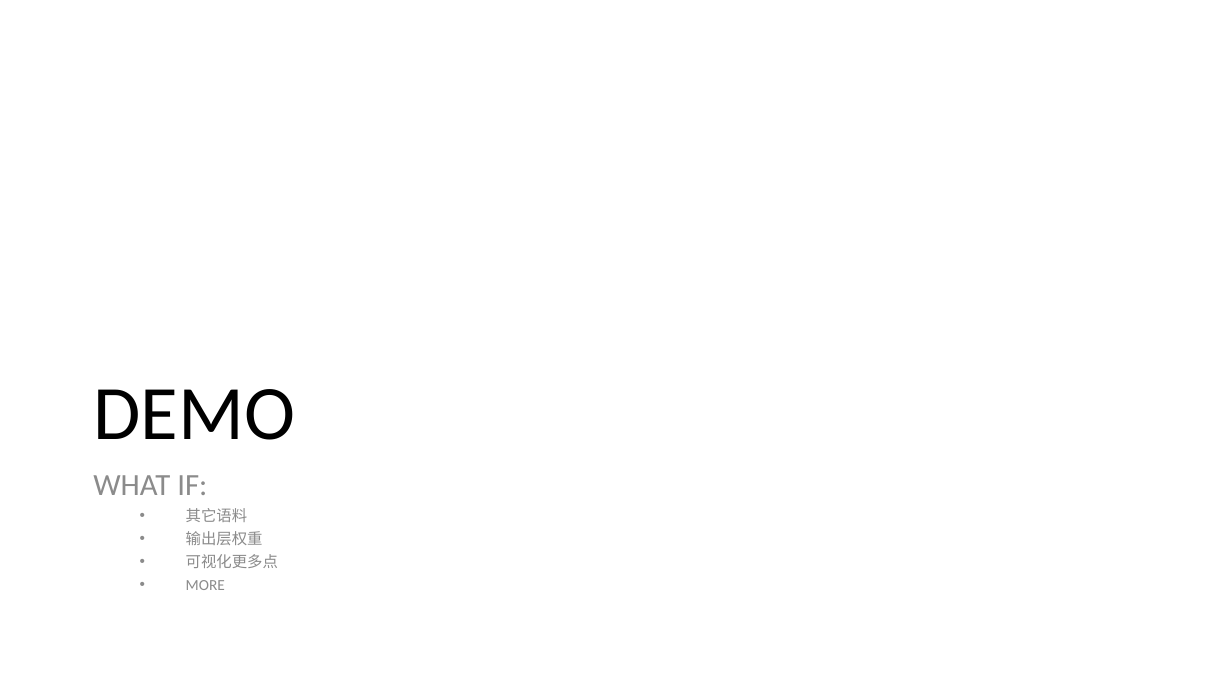
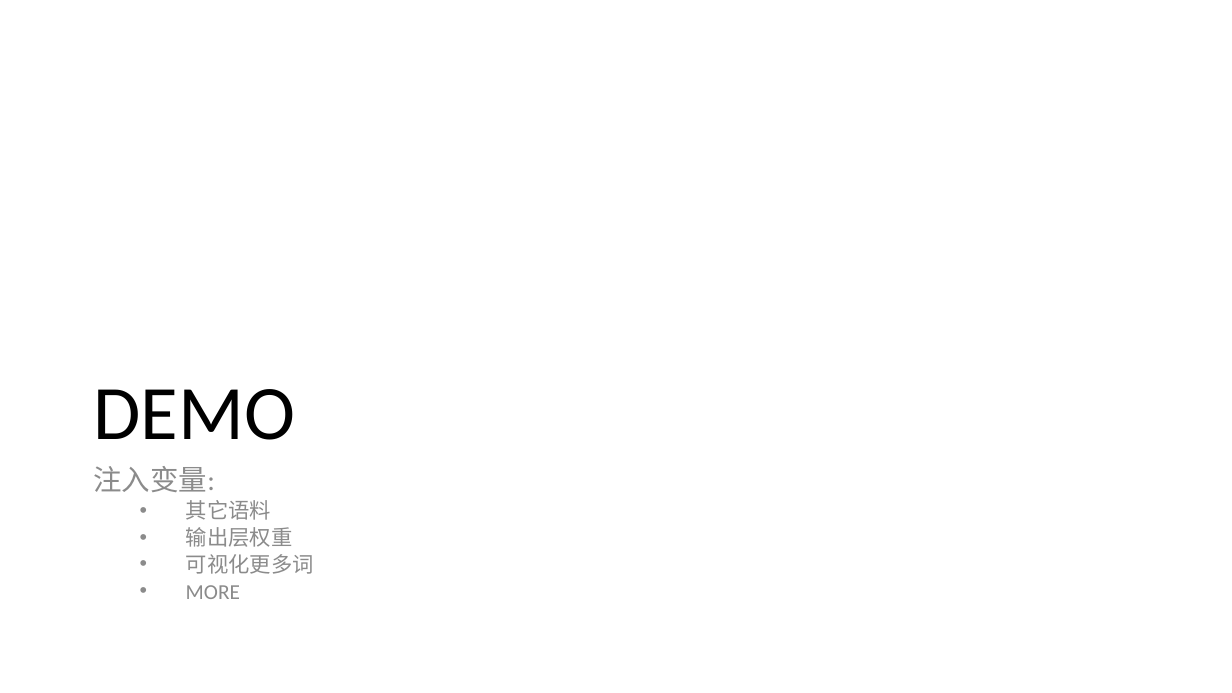
Before and after one commit to foamliu/Learning-DL, a slide deck: slide 10 of rnn/RNN.pptx (slide 9 before the commit). Drawn at 1232x693 pixels with LibreOffice and Linux fonts; fonts in the diff are those of the drawing. Boxes give left, top, right and bottom in pixels: in the first picture for what was removed or moved away, otherwise in the second. Text is boxed around its words. In the diff, an @@ line names an element or a change of style, - is before the commit and + after.

Commit message:
RL slides

```diff
--- a/rnn/RNN.pptx
+++ b/rnn/RNN.pptx
@@ text at box(93, 466, 215, 492): text changed; size 24 to 22.2 pt @@
-WHAT IF:
+注入变量:
@@ text at box(186, 500, 293, 599): size 12 to 16.6 pt in "其它语料", "输出层权重", "MORE"; line spacing 0.9 to 0.8 @@
@@ text at box(186, 554, 314, 574): text changed; size 12 to 16.6 pt @@
-  • 可视化更多点
+  • 可视化更多词
```
Also in this commit, not shown: 2 other slides changed, 1 slide added, 1 other file.
